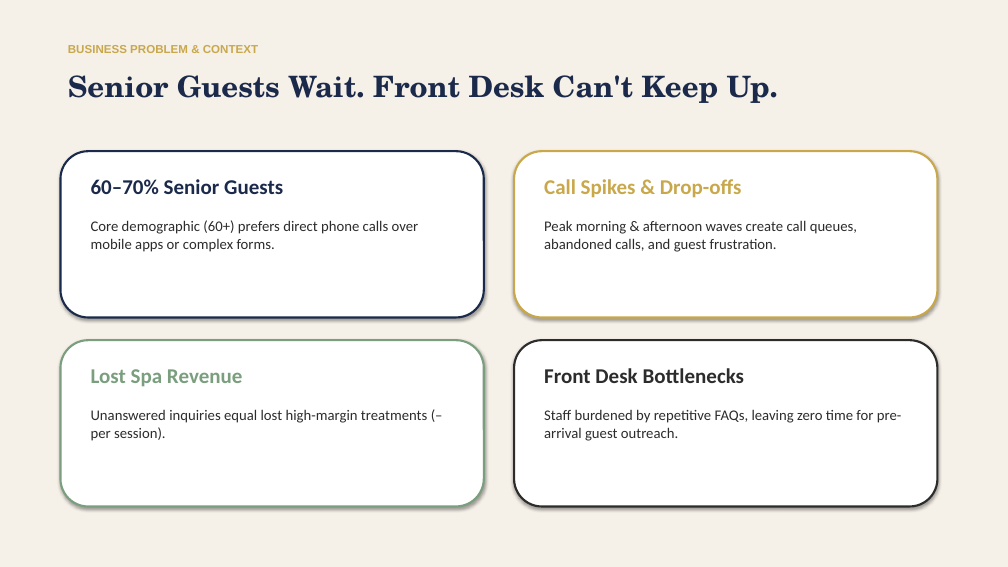
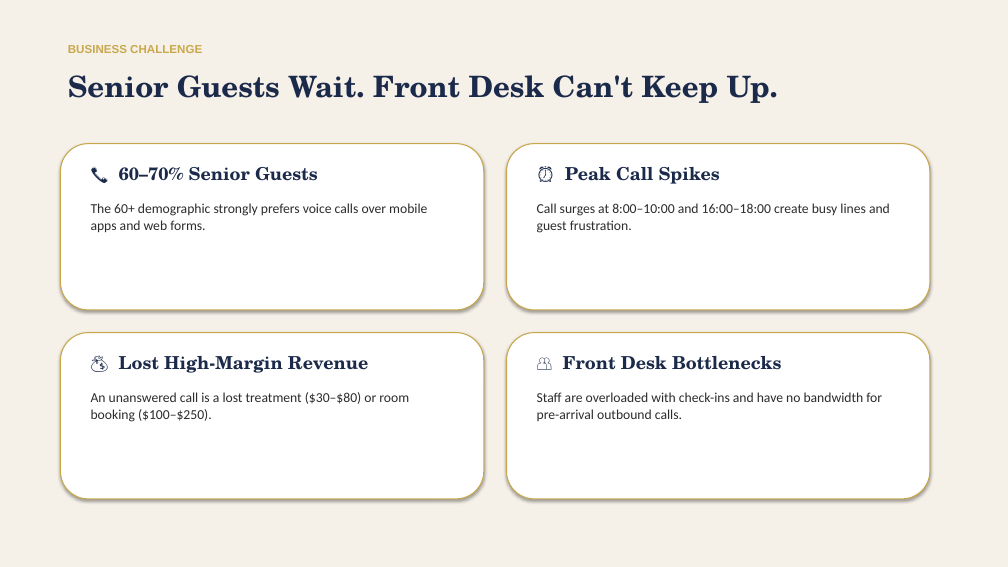
Before and after one commit to kpulka/Elevenlabs_SpaHotel_PoC, a slide deck: slide 2 of presentation/Bukowy_Dwor_Case_Study_EN.pptx. Drawn at 1008x567 pixels with LibreOffice and Linux fonts; fonts in the diff are those of the drawing. Boxes give left, top, right and bottom in pixels: in the first picture for what was removed or moved away, otherwise in the second. Text is boxed around its words. In the diff, an @@ line names an element or a change of style, - is before the commit and + after.

Commit message:
feat(presentation): bilingual deck generator, regenerated PL/EN decks (K3)
- generate_deck.py: --lang pl|en|all, per-language TEXTS, shared layout
- both PPTX rebuilt: 14 slides, 7/7 tools, :8011, no transfer_to_number/8000/4 webhook/$15
- presentation/README.md: real generation path, no stale-binary warning

```diff
--- a/presentation/Bukowy_Dwor_Case_Study_EN.pptx
+++ b/presentation/Bukowy_Dwor_Case_Study_EN.pptx
@@ text at [68,45,202,53]: text changed @@
-BUSINESS PROBLEM & CONTEXT
+BUSINESS CHALLENGE
@@ rounded rectangle: place and size @@
-rounded rectangle at [60,151,484,318]
+rounded rectangle at [60,144,484,310]
@@ rounded rectangle at [60,144,484,310]: outline #1B2A4A 2 pt to #C9A84C 1 pt @@
@@ rounded rectangle: place and size @@
-rounded rectangle at [514,151,938,318]
+rounded rectangle at [507,144,930,310]
@@ rounded rectangle at [507,144,930,310]: outline #C9A84C 2 pt to #C9A84C 1 pt @@
@@ text at [91,167,427,233]: text changed; size 14 to 13 pt @@
-60–70% Senior Guests
-Core demographic (60+) prefers direct phone calls over mobile apps or complex forms.
+📞 60–70% Senior Guests
+The 60+ demographic strongly prefers voice calls over mobile apps and web forms.
@@ text at [537,167,890,233]: text changed; size 14 to 13 pt @@
-Call Spikes & Drop-offs
-Peak morning & afternoon waves create call queues, abandoned calls, and guest frustration.
+⏰ Peak Call Spikes
+Call surges at 8:00–10:00 and 16:00–18:00 create busy lines and guest frustration.
@@ rounded rectangle: place and size @@
-rounded rectangle at [60,340,484,507]
+rounded rectangle at [60,333,484,499]
@@ rounded rectangle at [60,333,484,499]: outline #7A9E7E 2 pt to #C9A84C 1 pt @@
@@ text at [91,356,409,422]: text changed; size 14 to 13 pt @@
-Lost Spa Revenue
-Unanswered inquiries equal lost high-margin treatments (– per session).
+💰 Lost High-Margin Revenue
+An unanswered call is a lost treatment ($30–$80) or room booking ($100–$250).
@@ rounded rectangle: place and size @@
-rounded rectangle at [514,340,938,507]
+rounded rectangle at [507,333,930,499]
@@ rounded rectangle at [507,333,930,499]: outline #2C2C2C 2 pt to #C9A84C 1 pt @@
@@ text at [537,356,882,421]: text changed; size 14 to 13 pt @@
-Front Desk Bottlenecks
-Staff burdened by repetitive FAQs, leaving zero time for pre-arrival guest outreach.
+👥 Front Desk Bottlenecks
+Staff are overloaded with check-ins and have no bandwidth for pre-arrival outbound calls.
```
Also in this commit, not shown: 8 other slides changed, 5 slides added, 5 slides removed, 3 other files.
